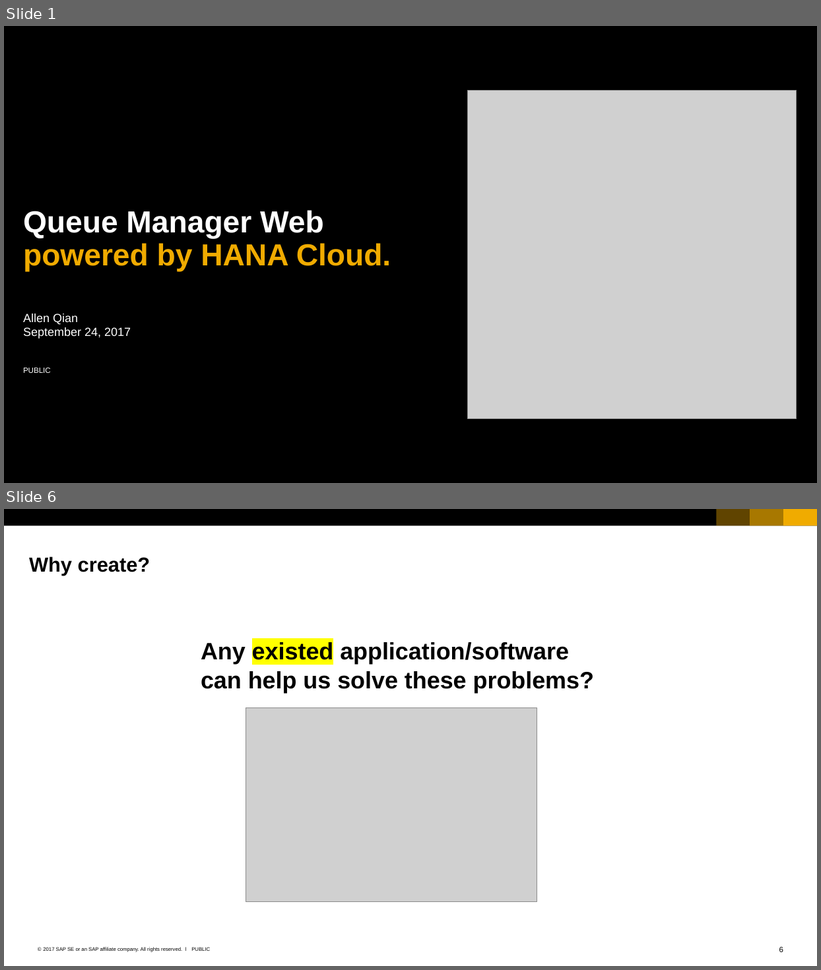
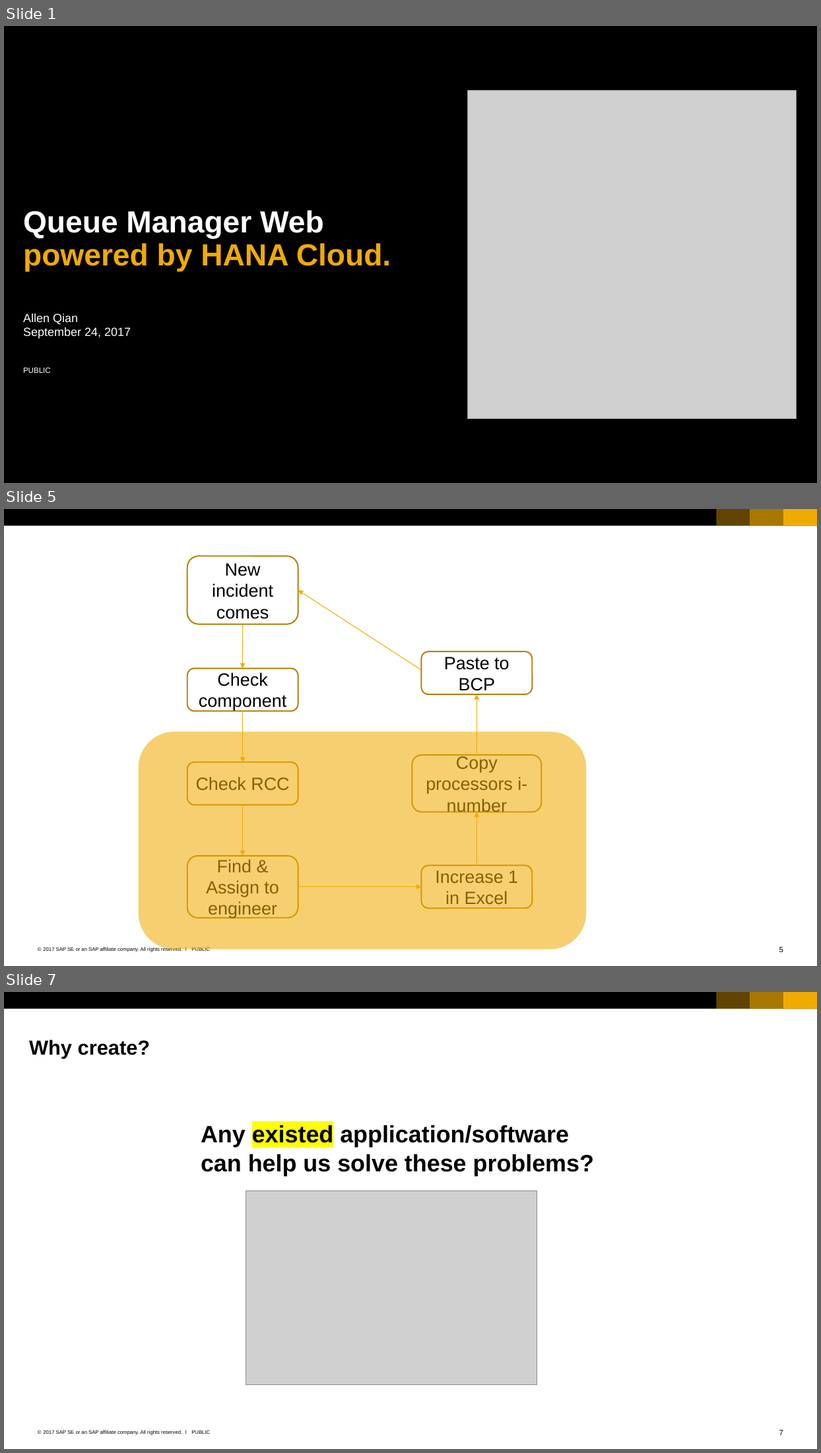
Before and after one commit to Ahaan17Saroch/Queue-Manager-Cloud-Dispatcher, a slide deck: SAP_2017_16x9_black_and_white.pptx. Shown one above the other, each under a label of ours: slides 1 and 6 before the commit, slides 1, 5 and 7 after it; the slides between them are not shown. The pictures are 821x970 and 821x1453 pixels, drawn with LibreOffice and Linux fonts; fonts in the diff are those of the drawing; grey boxes stand for pictures; background and template pictures are left out. Boxes give left, top, right and bottom in pixels: in the first picture for what was removed or moved away, otherwise in the second. Text is boxed around its words. In the diff, an @@ line names an element or a change of style, - is before the commit and + after.

```diff
--- a/SAP_2017_16x9_black_and_white.pptx
+++ b/SAP_2017_16x9_black_and_white.pptx
@@ slide 5 added at (4,509,817,966), background #FFFFFF; not listed: 7 template elements that a slide beside it also shows @@
@@ group added at (187,556,541,918): 7 rounded rectangles, 7 arrows @@
+New incident comes
+Check component
+Check RCC
+Find & Assign to engineer
+Increase 1 in Excel
+Copy processors i-number
+Paste to BCP
@@ rounded rectangle added at (138,731,586,949), fill #F0AB00 at 56% opacity @@
@@ what was slide 6 is now slide 7 @@
@@ page number at (780,1430,783,1436): text changed @@
-6
+7
```
Also in this commit, not shown: 6 slides changed, 2 other slides added, 17 slides removed, 1 other file.
